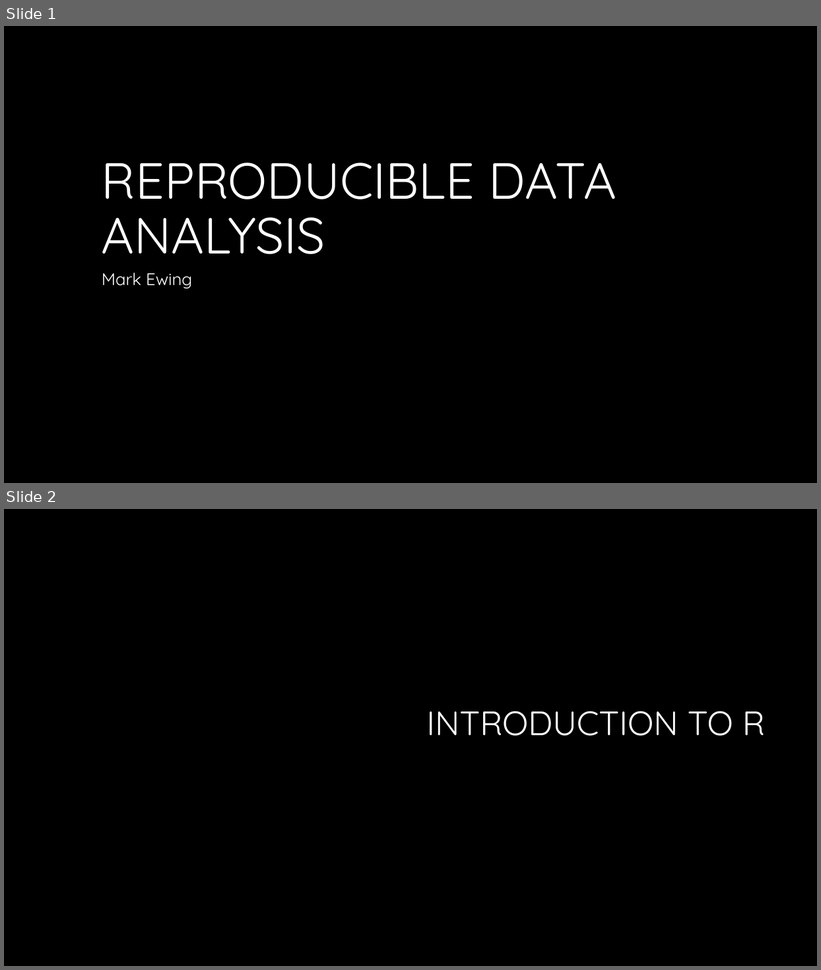
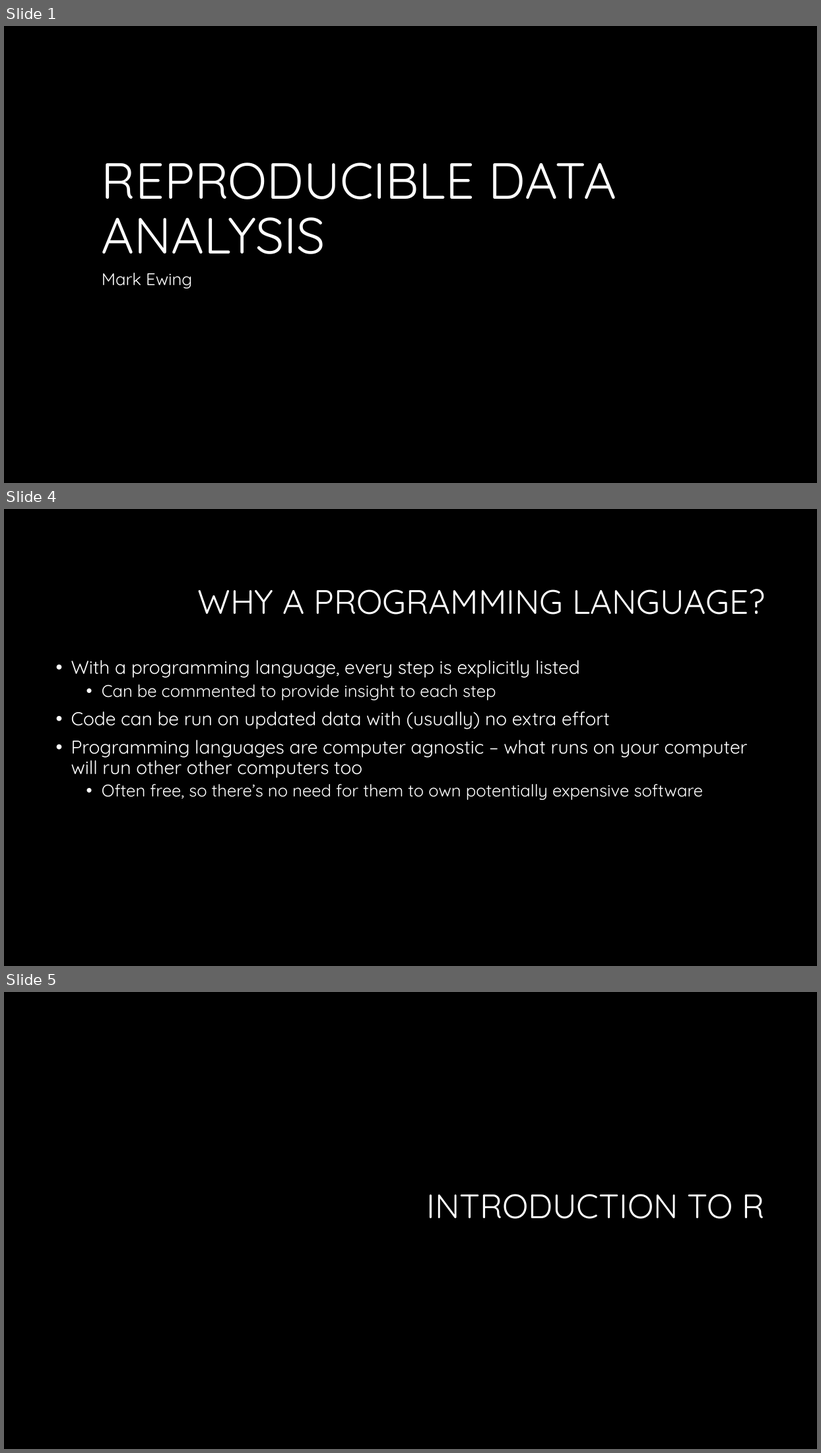
Before and after one commit to bmewing/TCQF2016, a slide deck: Reproducible data analysis.pptx. Shown one above the other, each under a label of ours: slides 1 and 2 before the commit, slides 1, 4 and 5 after it; the slides between them are not shown. The pictures are 821x970 and 821x1453 pixels, drawn with LibreOffice and Linux fonts; fonts in the diff are those of the drawing; background and template pictures are left out. Boxes give left, top, right and bottom in pixels: in the first picture for what was removed or moved away, otherwise in the second. Text is boxed around its words. In the diff, an @@ line names an element or a change of style, - is before the commit and + after.

```diff
--- a/Reproducible data analysis.pptx
+++ b/Reproducible data analysis.pptx
@@ slide 4 added at [4, 509, 817, 966], background #000000 @@
@@ title added at [198, 589, 765, 615], 40 pt, text #FFFFFF @@
+WHY A PROGRAMMING LANGUAGE?
@@ text added at [71, 660, 748, 800], 22 pt, text #FFFFFF @@
+• With a programming language, every step is explicitly listed
+  • Can be commented to provide insight to each step
+• Code can be run on updated data with (usually) no extra effort
+• Programming languages are computer agnostic – what runs on your computer will run other other computers too
+  • Often free, so there’s no need for them to own potentially expensive software
@@ what was slide 2 is now slide 5 @@
```
Also in this commit, not shown: 25 other slides added, 1 slide removed, 5 other files.
